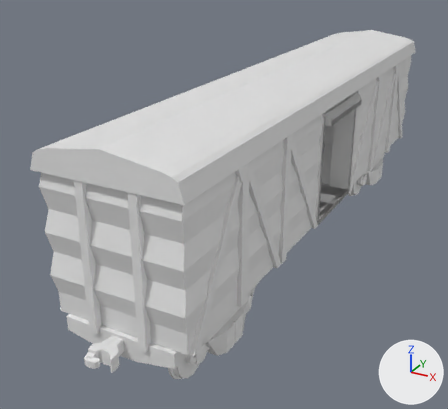
One commit to the OBJ model Assets/MAP/Mesh/Train_model/Train_carriage_01.obj: the scene before it, then after it.
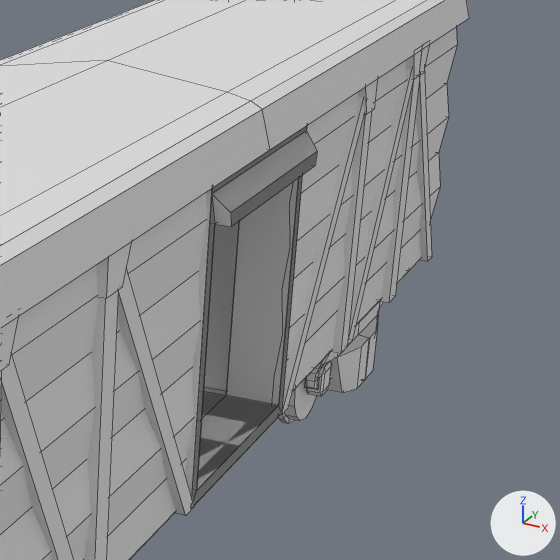
Each version is shown whole from a 50 mm lens placed at (4.33, -10.19, 5.56), pointed at (-0.81, -0.84, 0.89), then close up on the part from 56% to 100% of the width and 11% to 60% of the height. Every picture has the same lights, and +X, +Y and +Z are marked at lower right. The close-ups show mesh edges as thin lines. Where no turn or scale is listed for an object, it has been applied to the vertices.

Names of what the first close-up shows: 'Train_Rooff_01_Cube.057', 'Train_Wheel_01.005_Cube.081', 'Train_carriage_02_OpenDoor.001_Cube.051', 'Train_carriage_02_OpenDoor_Cube.048'.
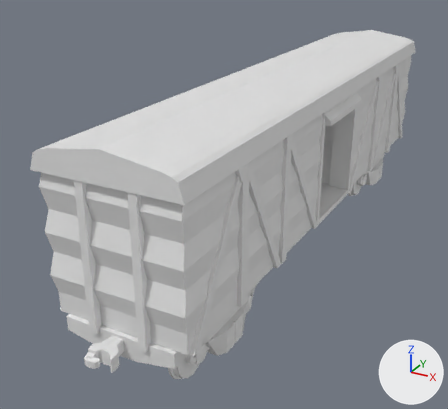
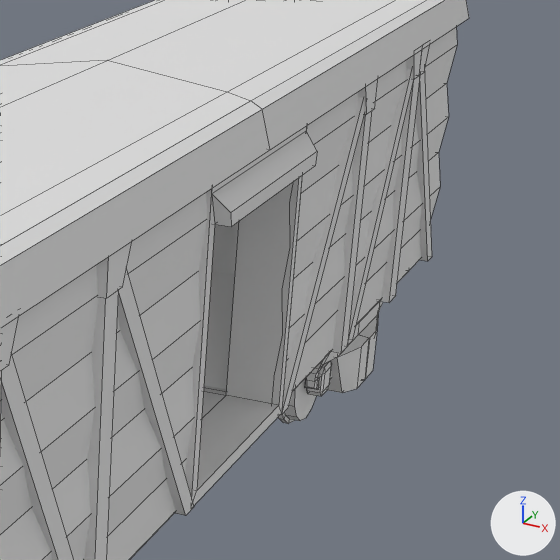
Location of each change, (x1, y1, x2, y2) in pixels of the close-ups (560 x 560 px):
part 1 of me_train_carriage_02_opendoor_001_cube_051, deleted
    before: (185, 126, 317, 505)

What changed in the scene script:
```text
Change me_train_carriage_02_opendoor_001_cube_051:
    where me_train_carriage_02_opendoor_001_cube_051.from_pydata(...)  # 104 vertices, 104 faces; spans x -1.15..1.15, y -1.37..1.37, z 0.88..2.94
    used by ob_train_carriage_02_opendoor_001_cube_051; location = (0.0, 0.0, 0.0)
    me_train_carriage_02_opendoor_001_cube_051 part 1: the loose piece of 52 vertices spanning x -1.15..1.15, y -1.37..1.37, z 0.88..2.94 is deleted
```
